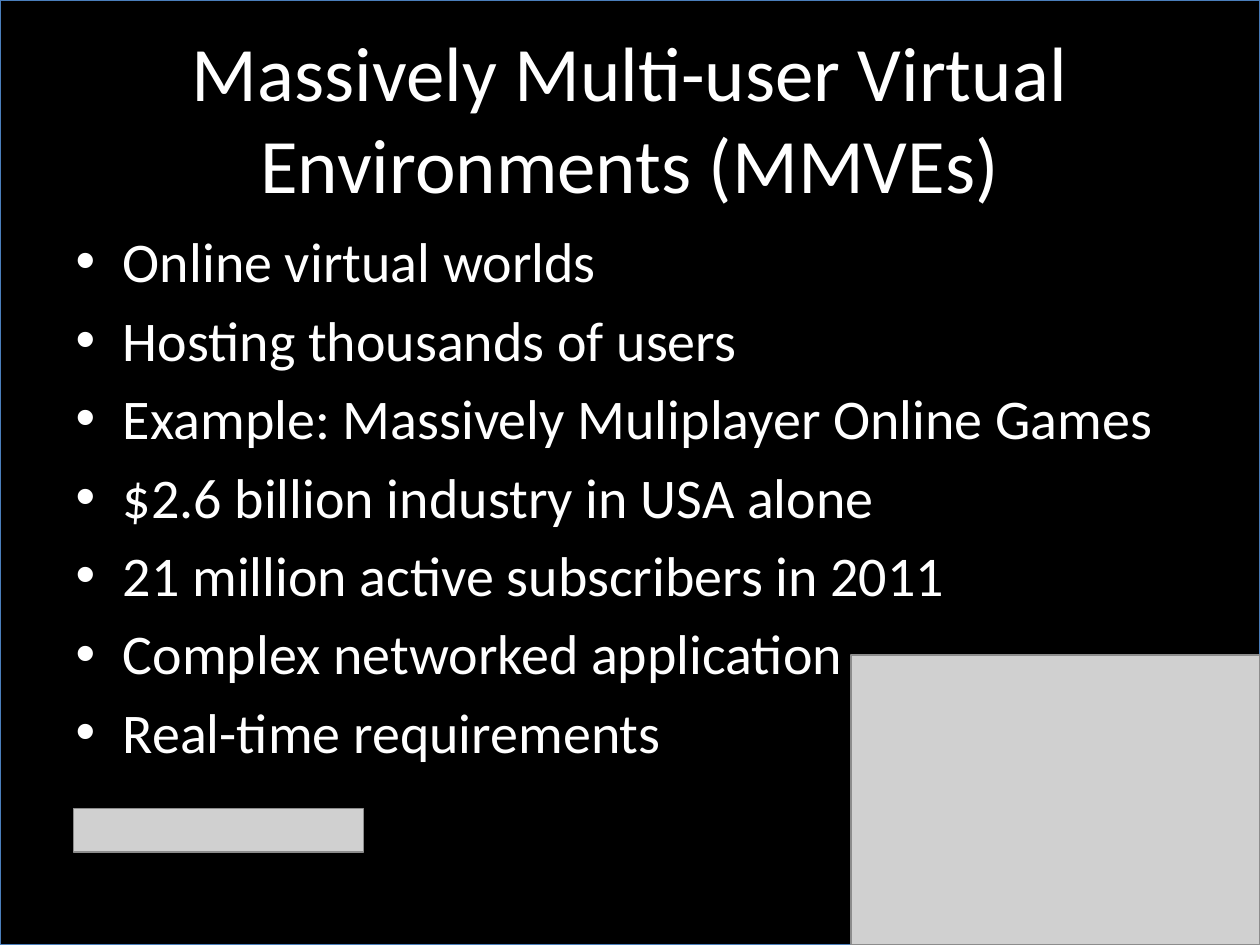
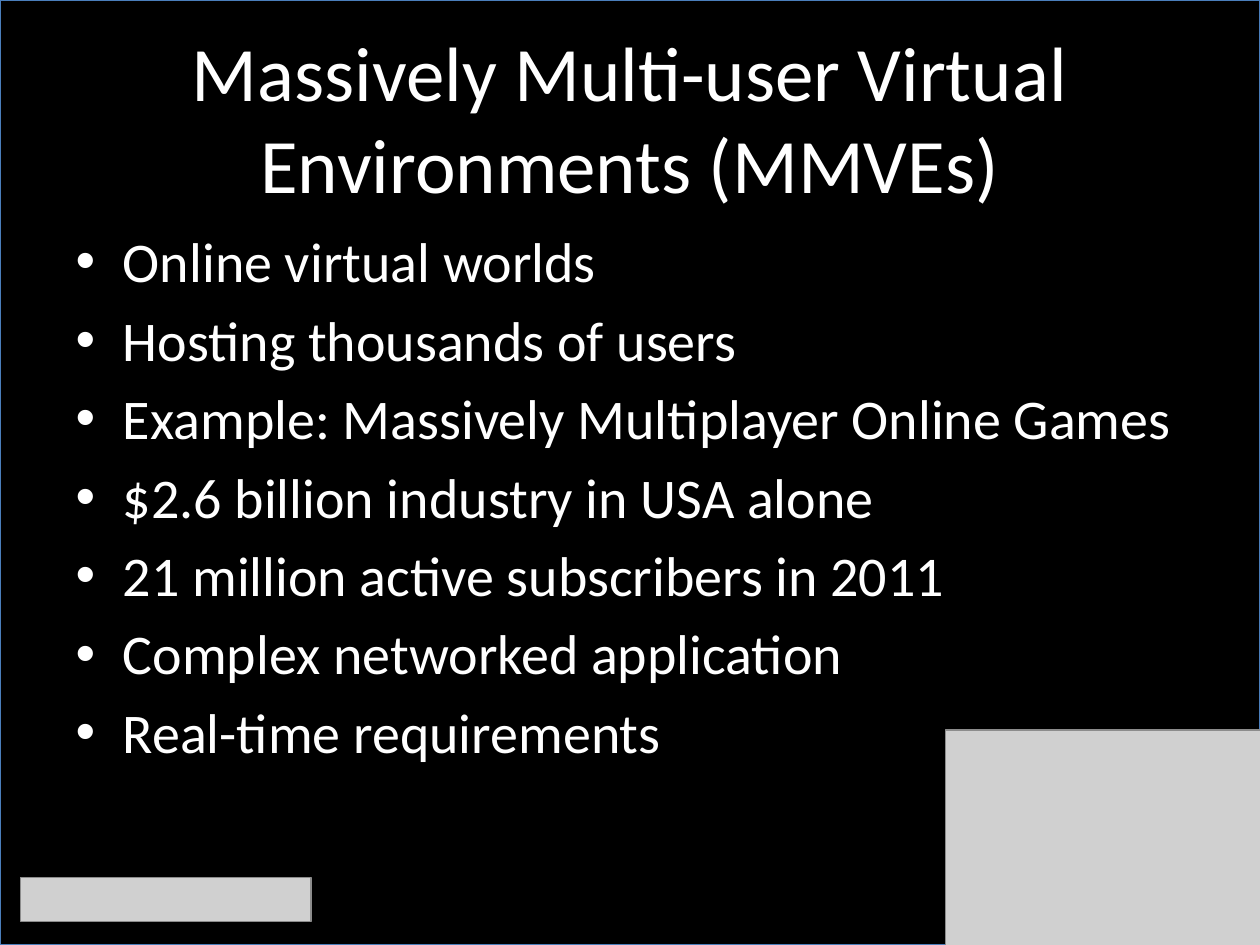
Before and after one commit to jsgilmore/pithos, a slide deck: slide 3 of thesis/phd_talk/PhD_talk.pptx. Drawn at 1260x945 pixels with LibreOffice and Linux fonts; fonts in the diff are those of the drawing; grey boxes stand for pictures. Boxes give left, top, right and bottom in pixels: in the first picture for what was removed or moved away, otherwise in the second. Text is boxed around its words. In the diff, an @@ line names an element or a change of style, - is before the commit and + after.

```diff
--- a/thesis/phd_talk/PhD_talk.pptx
+++ b/thesis/phd_talk/PhD_talk.pptx
@@ text at [123,400,1171,448]: text changed @@
-• Example: Massively Muliplayer Online Games
+• Example: Massively Multiplayer Online Games
@@ picture: place and size @@
-picture at [850,655,1260,945]
+picture at [945,730,1260,945]
@@ picture: place and size @@
-picture at [73,809,363,853]
+picture at [20,878,310,922]
```
Also in this commit, not shown: 36 other slides changed, 8 slides added.
